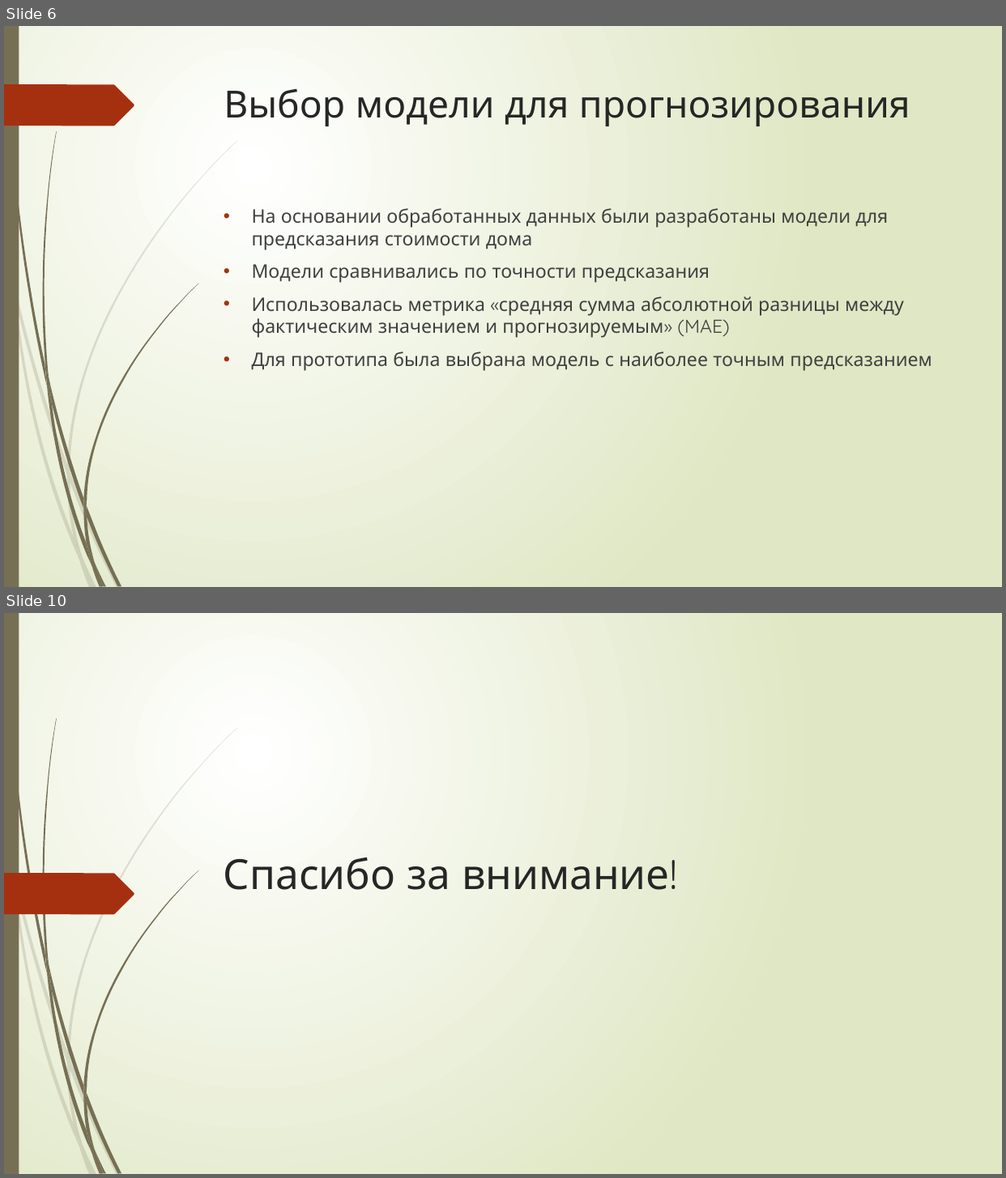
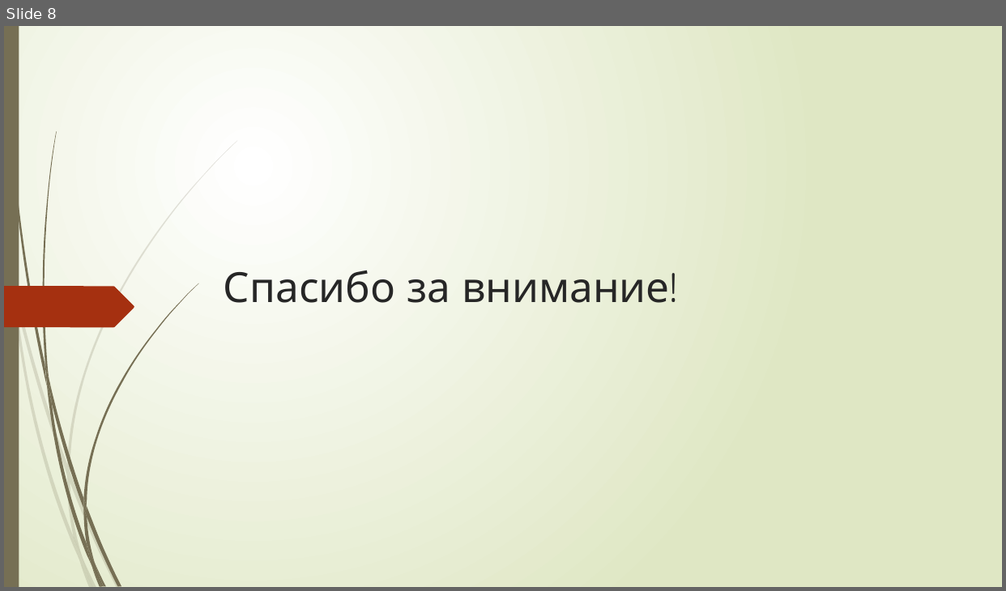
Before and after one commit to tashikk/SF_final_work, a slide deck: Прогнозирование стоимости дома.pptx. Shown one above the other, each under a label of ours: slides 6 and 10 before the commit, slide 8 after it; the slides between them are not shown. The pictures are 1006x1178 and 1006x591 pixels, drawn with LibreOffice and Linux fonts; fonts in the diff are those of the drawing. Boxes give left, top, right and bottom in pixels: in the first picture for what was removed or moved away, otherwise in the second. Text is boxed around its words. In the diff, an @@ line names an element or a change of style, - is before the commit and + after.

```diff
--- a/Прогнозирование стоимости дома.pptx
+++ b/Прогнозирование стоимости дома.pptx
@@ slide 6 removed at (4, 26, 1002, 587), background gradient #FFFFFF to #DFE8C4; not listed: 23 template elements that a slide beside it also shows @@
@@ freeform shape removed at (4, 84, 134, 126) @@
@@ title removed at (224, 88, 910, 126) @@
-Выбор модели для прогнозирования
@@ text removed at (252, 208, 931, 371) @@
-• На основании обработанных данных были разработаны модели для предсказания стоимости дома
-• Модели сравнивались по точности предсказания
-• Использовалась метрика «средняя сумма абсолютной разницы между фактическим значением и прогнозируемым» (MAE)
-• Для прототипа была выбрана модель с наиболее точным предсказанием
@@ what was slide 10 is now slide 8 @@
```
Also in this commit, not shown: 2 slides changed, 5 slides added, 6 other slides removed.
